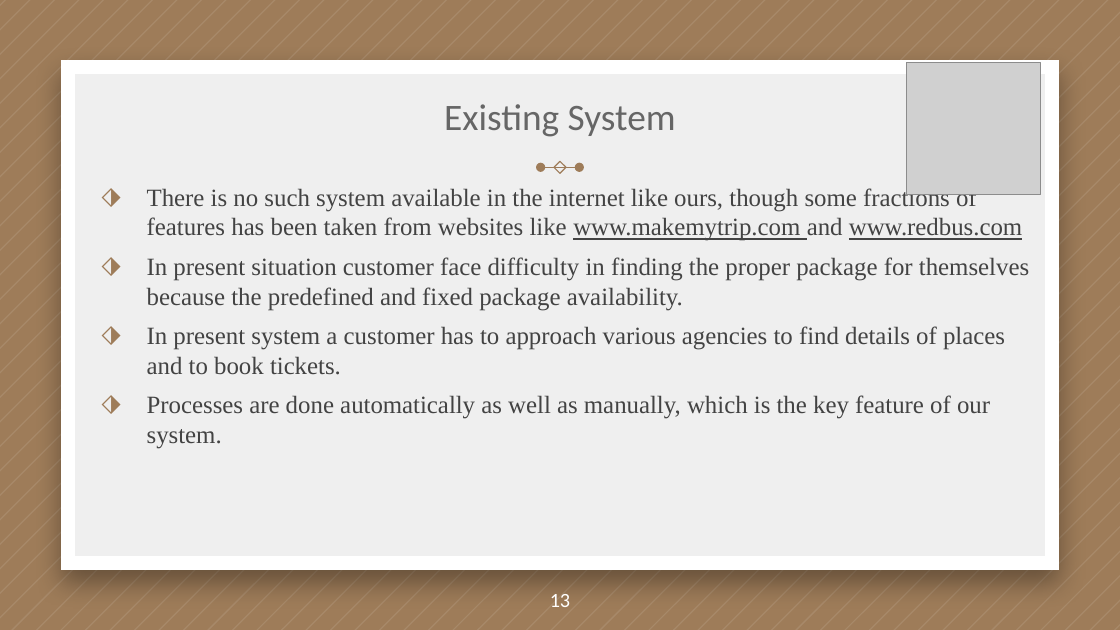
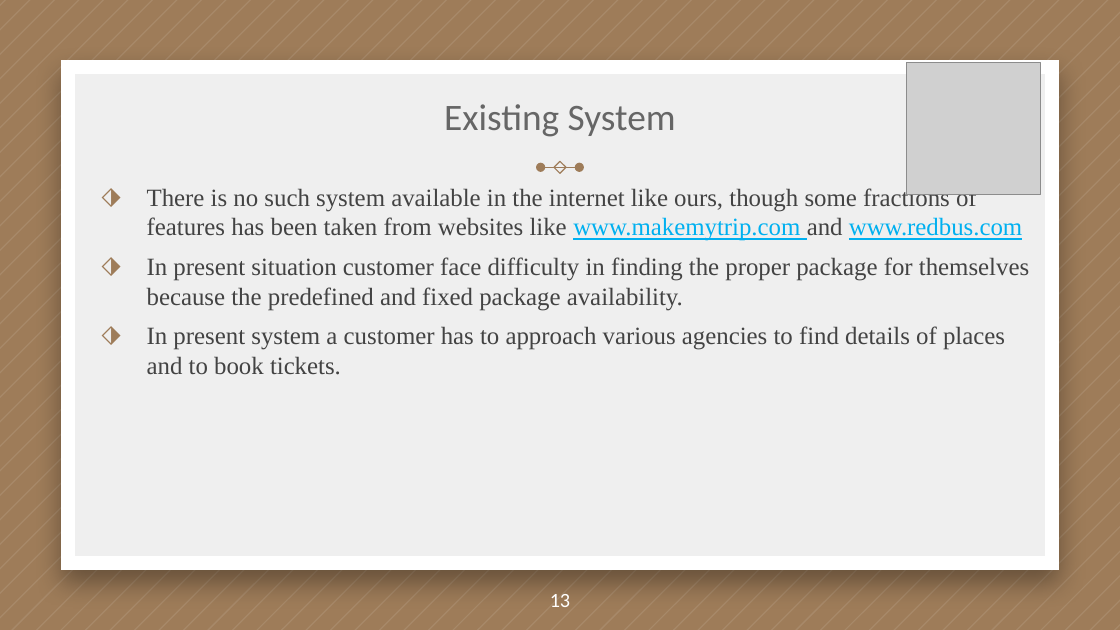
Before and after one commit to Bumblebee-python/Travel_Destination, a slide deck: slide 13 of Presentations/Presentation 1.pptx. Drawn at 1120x630 pixels with LibreOffice and Linux fonts; fonts in the diff are those of the drawing; grey boxes stand for pictures. Boxes give left, top, right and bottom in pixels: in the first picture for what was removed or moved away, otherwise in the second. Text is boxed around its words. In the diff, an @@ line names an element or a change of style, - is before the commit and + after.

```diff
--- a/Presentations/Presentation 1.pptx
+++ b/Presentations/Presentation 1.pptx
@@ text at [147, 186, 1022, 241]: text colour #434343 to #00B0F0 in "www.makemytrip.com www.redbus.com" @@
@@ text at [147, 395, 990, 449]: paragraph removed @@
-⬗ Processes are done automatically as well as manually, which is the key feature of our system.
```
Also in this commit, not shown: 4 other slides changed, 1 slide added, 1 slide removed.
